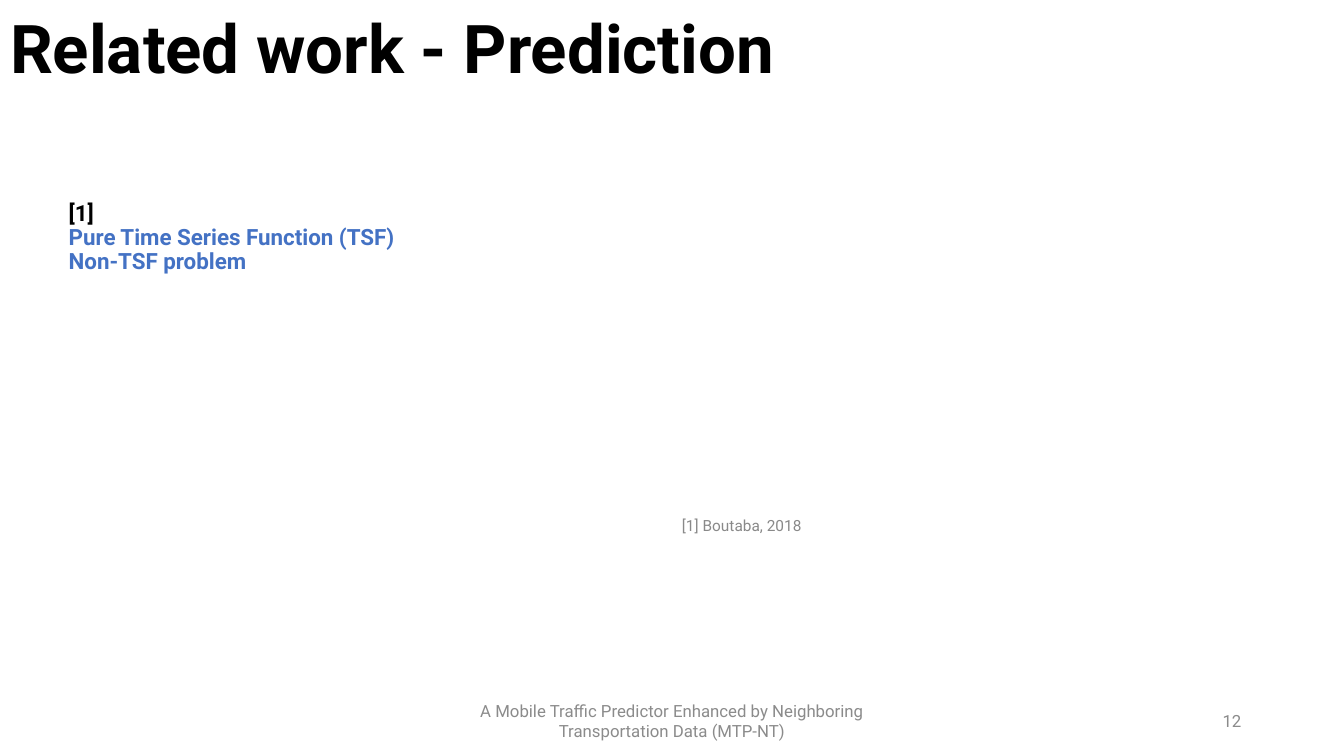
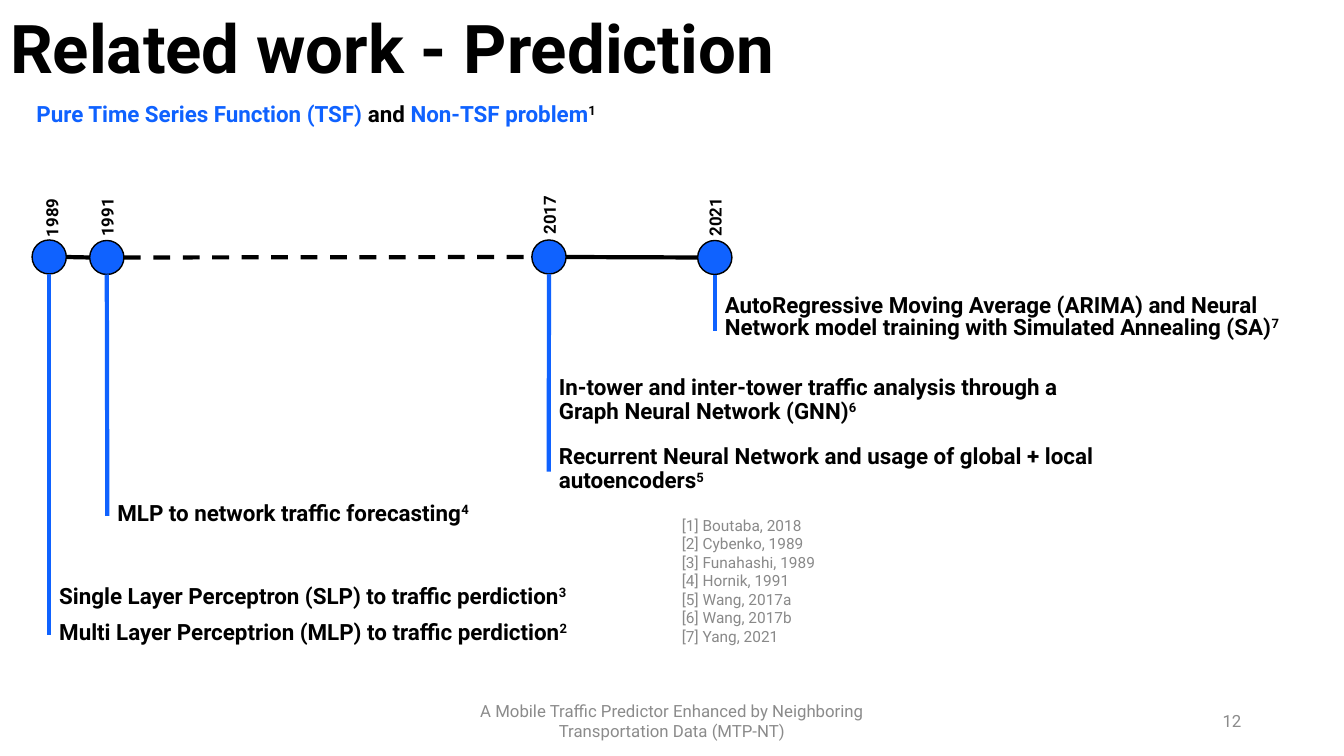
Before and after one commit to PatrickLdA/milan-telecom-analysis, a slide deck: slide 12 of defesa.pptx. Drawn at 1344x756 pixels with LibreOffice and Linux fonts; fonts in the diff are those of the drawing. Boxes give left, top, right and bottom in pixels: in the first picture for what was removed or moved away, otherwise in the second. Text is boxed around its words. In the diff, an @@ line names an element or a change of style, - is before the commit and + after.

```diff
--- a/defesa.pptx
+++ b/defesa.pptx
@@ text at (x1=36, y1=104, x2=500, y2=127): text changed; text colour #4472C4 to #0F62FF @@
-[1]
-Pure Time Series Function (TSF)
-Non-TSF problem
+Pure Time Series Function (TSF) and Non-TSF problem1
@@ text added at (x1=41, y1=202, x2=63, y2=236), 12 pt, text #000000, bold @@
+1989
@@ text added at (x1=96, y1=201, x2=118, y2=235), 12 pt, text #000000, bold @@
+1991
@@ text added at (x1=538, y1=199, x2=560, y2=234), 12 pt, text #000000, bold @@
+2017
@@ text added at (x1=704, y1=201, x2=726, y2=236), 12 pt, text #000000, bold @@
+2021
@@ ellipse added at (x1=32, y1=240, x2=67, y2=274), fill #0F62FF, outline #000000 1 pt @@
@@ line added from (67, 257) to (90, 257), #000000 3 pt @@
@@ ellipse added at (x1=90, y1=241, x2=124, y2=275), fill #0F62FF, outline #000000 1 pt @@
@@ line added from (124, 257) to (532, 257), #000000 3 pt dashed @@
@@ ellipse added at (x1=532, y1=240, x2=567, y2=274), fill #0F62FF, outline #000000 1 pt @@
@@ line added from (567, 257) to (698, 257), #000000 3 pt @@
@@ ellipse added at (x1=698, y1=241, x2=732, y2=275), fill #0F62FF, outline #000000 1 pt @@
@@ line added from (49, 274) to (49, 635), #0F62FF 3 pt @@
@@ line added from (107, 274) to (107, 516), #0F62FF 3 pt @@
@@ line added from (549, 274) to (548, 472), #0F62FF 3 pt @@
@@ line added from (715, 274) to (715, 332), #0F62FF 3 pt @@
@@ text added at (x1=725, y1=295, x2=1279, y2=340), 16 pt, text #000000, bold @@
+AutoRegressive Moving Average (ARIMA) and Neural Network model training with Simulated Annealing (SA)7
@@ text added at (x1=559, y1=378, x2=1057, y2=424), 16 pt, text #000000, bold @@
+In-tower and inter-tower traffic analysis through a Graph Neural Network (GNN)6
@@ text added at (x1=559, y1=447, x2=1093, y2=469), 16 pt, text #000000, bold @@
+Recurrent Neural Network and usage of global + local autoencoders5
@@ text added at (x1=117, y1=504, x2=341, y2=522), 16 pt, text #000000, bold @@
+MLP to network traffic forecasting4
@@ text at (x1=682, y1=536, x2=815, y2=645): paragraphs added @@
+[2] Cybenko, 1989
+[3] Funahashi, 1989
+[4] Hornik, 1991
+[5] Wang, 2017a
+[6] Wang, 2017b
+[7] Yang, 2021
@@ text added at (x1=59, y1=586, x2=452, y2=609), 16 pt, text #000000, bold @@
+Single Layer Perceptron (SLP) to traffic perdiction3
@@ text added at (x1=59, y1=622, x2=453, y2=645), 16 pt, text #000000, bold @@
+Multi Layer Perceptrion (MLP) to traffic perdiction2
```
Also in this commit, not shown: 4 other slides changed, 3 slides added.
